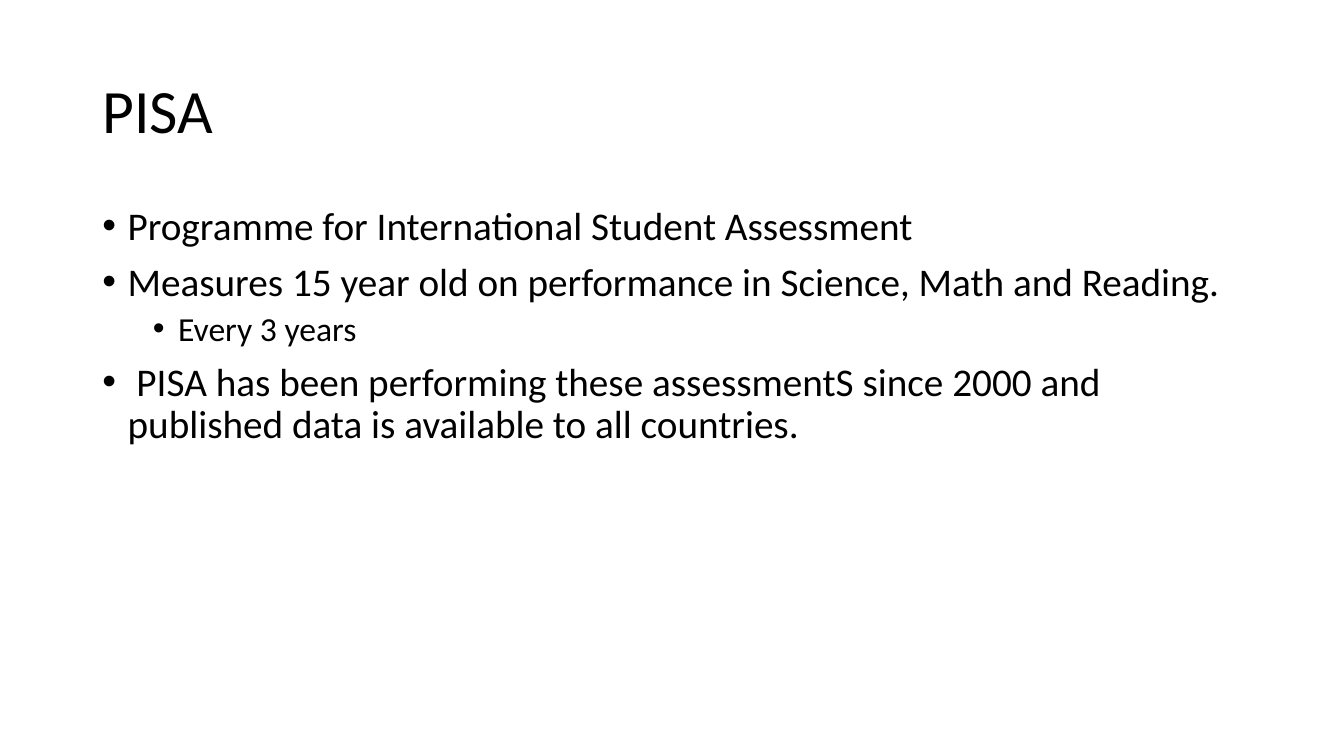
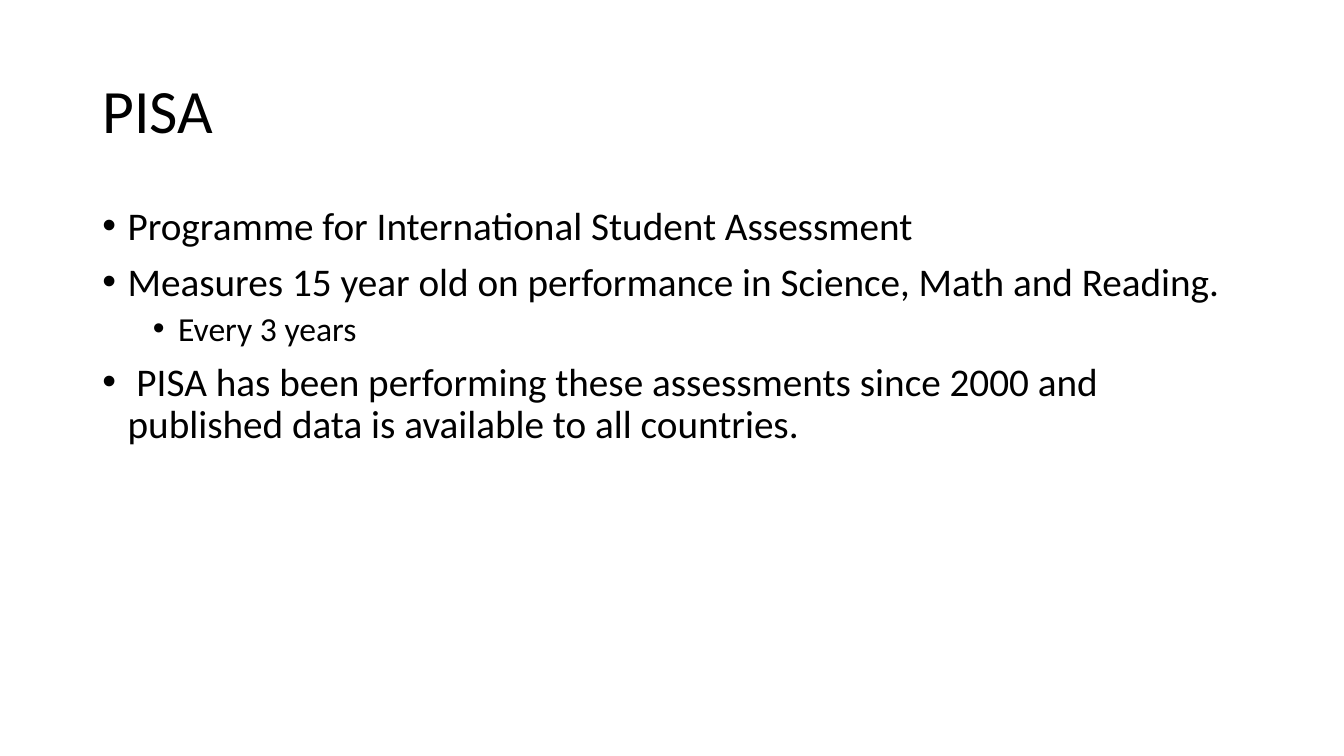
Before and after one commit to AndeyNunes/educationDEA, a slide deck: slide 5 of Project Presentation.pptx. Drawn at 1344x756 pixels with LibreOffice and Linux fonts; fonts in the diff are those of the drawing. Boxes give left, top, right and bottom in pixels: in the first picture for what was removed or moved away, otherwise in the second. Text is boxed around its words. In the diff, an @@ line names an element or a change of style, - is before the commit and + after.

Commit message:
PPP change

```diff
--- a/Project Presentation.pptx
+++ b/Project Presentation.pptx
@@ text at bbox=[128, 368, 1098, 445]: text changed @@
-• PISA has been performing these assessmentS since 2000 and published data is available to all countries.
+• PISA has been performing these assessments since 2000 and published data is available to all countries.
```
